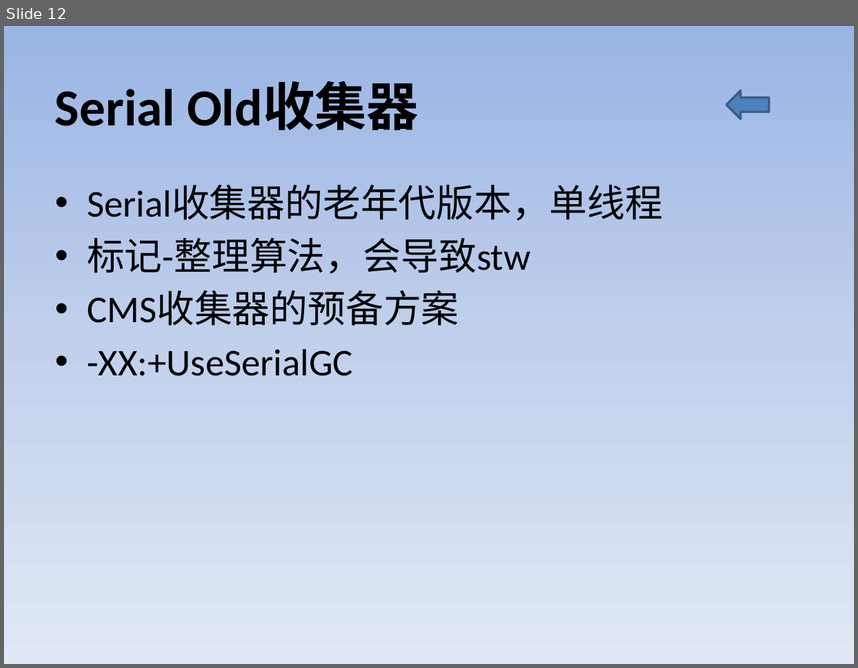
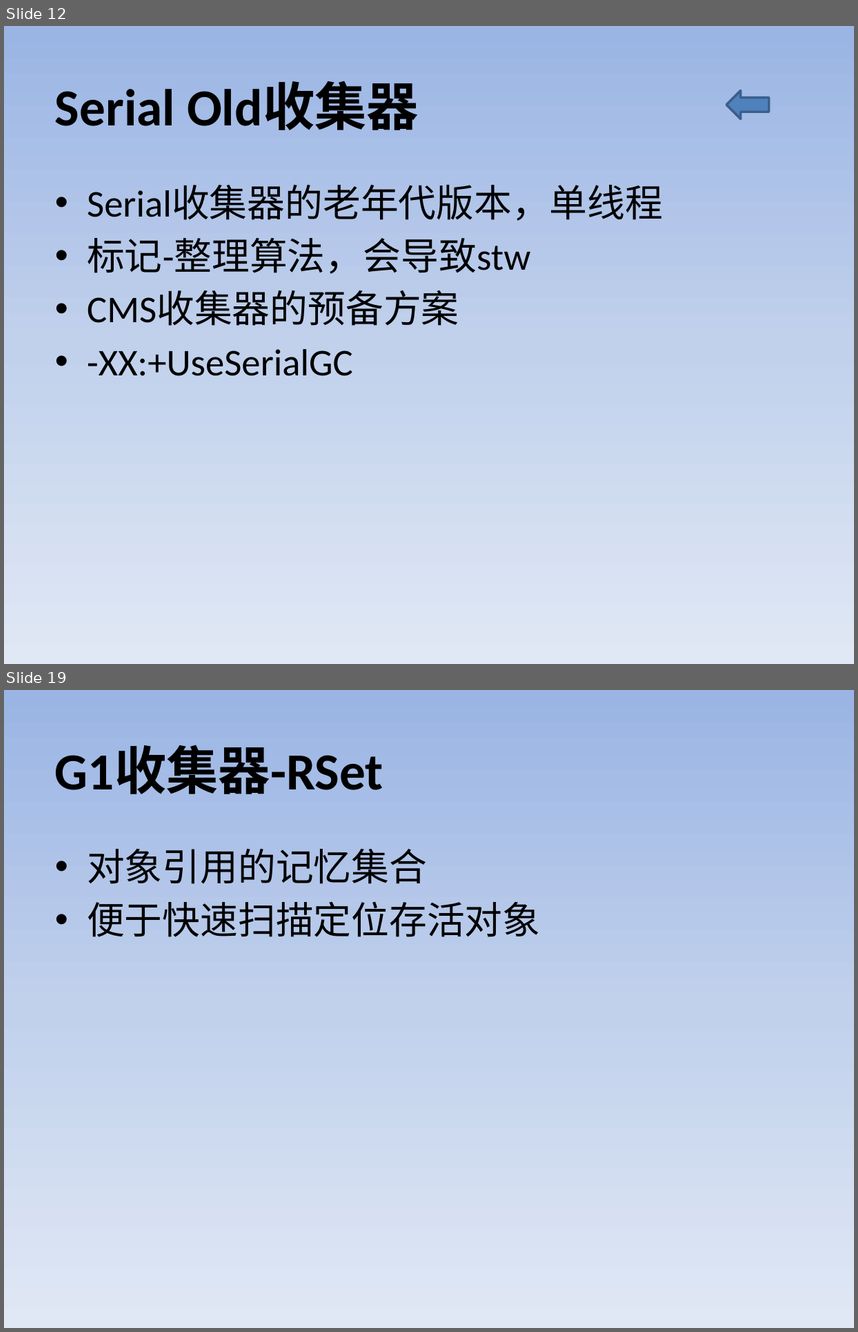
Before and after one commit to Aissue/myLearn, a slide deck: aboutGC/src/files/GC.pptx. Shown one above the other, each under a label of ours: slide 12 before the commit, slides 12 and 19 after it; the slides between them are not shown. The pictures are 858x668 and 858x1332 pixels, drawn with LibreOffice and Linux fonts; fonts in the diff are those of the drawing. Boxes give left, top, right and bottom in pixels: in the first picture for what was removed or moved away, otherwise in the second. Text is boxed around its words. In the diff, an @@ line names an element or a change of style, - is before the commit and + after.

```diff
--- a/aboutGC/src/files/GC.pptx
+++ b/aboutGC/src/files/GC.pptx
@@ slide 19 added at (4,690,854,1328), background gradient #9AB5E4 to #C2D1ED to #E1E8F5 @@
@@ title added at (55,746,383,794), 44 pt, text #000000, bold @@
+G1收集器-RSet
@@ text added at (87,849,540,937), 32 pt, text #000000 @@
+• 对象引用的记忆集合
+• 便于快速扫描定位存活对象
```
Also in this commit, not shown: 2 slides changed, 8 other slides added, 1 other file.
